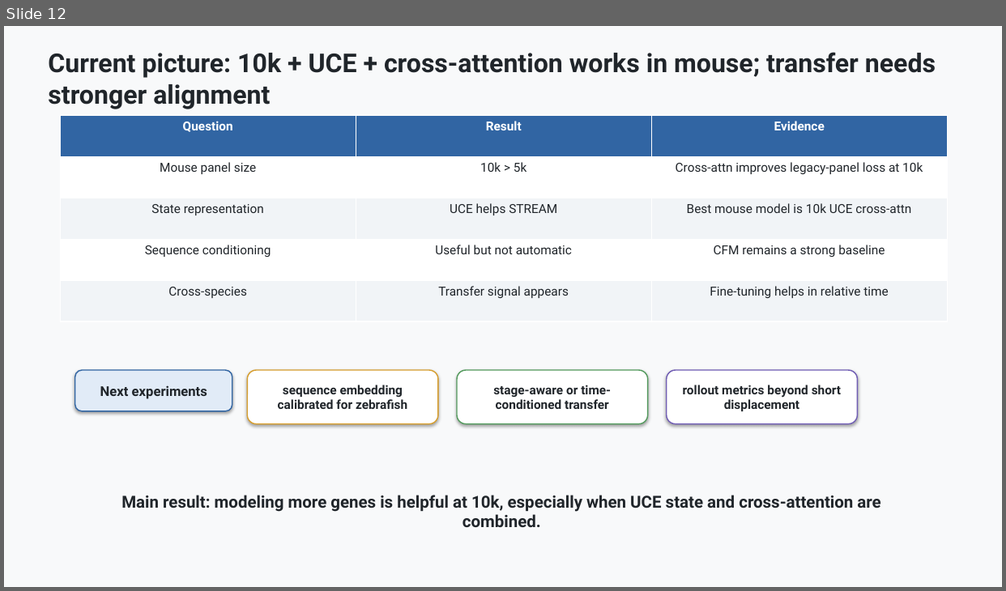
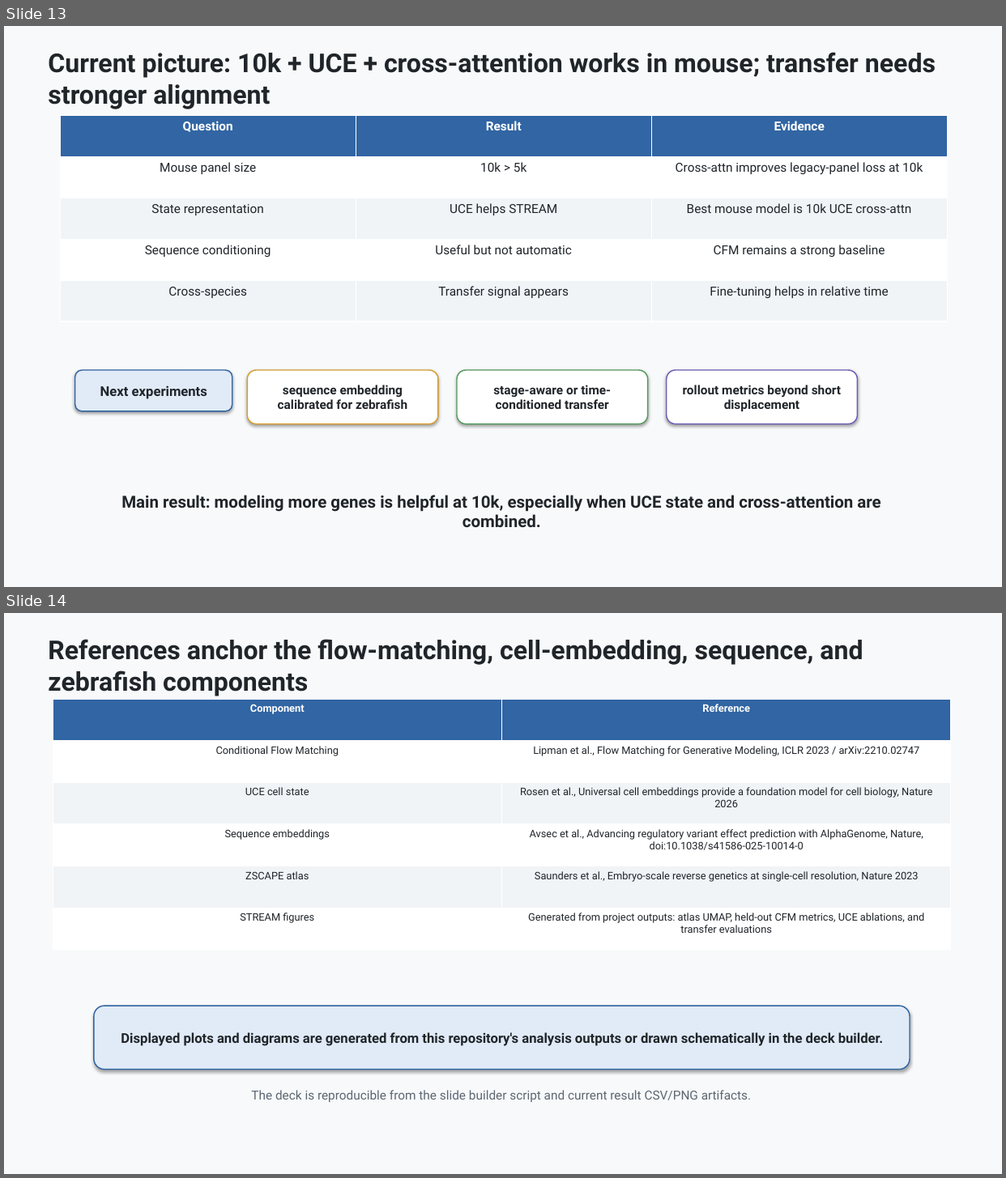
Before and after one commit to davidaknowles/stream, a slide deck: docs/stream_project_slide_deck.pptx. Shown one above the other, each under a label of ours: slide 12 before the commit, slides 13 and 14 after it. The pictures are 1006x591 and 1006x1178 pixels, drawn with LibreOffice and Linux fonts; fonts in the diff are those of the drawing. Boxes give left, top, right and bottom in pixels: in the first picture for what was removed or moved away, otherwise in the second. Text is boxed around its words. In the diff, an @@ line names an element or a change of style, - is before the commit and + after.

Commit message:
Add references and stream figures to slide deck

```diff
--- a/docs/stream_project_slide_deck.pptx
+++ b/docs/stream_project_slide_deck.pptx
@@ slide 14 added at (x1=4, y1=613, x2=1002, y2=1174), background #F8F9FA @@
@@ text added at (x1=48, y1=639, x2=863, y2=696), 25 pt, text #20252A, bold @@
+References anchor the flow-matching, cell-embedding, sequence, and zebrafish components
@@ table added at (x1=53, y1=699, x2=951, y2=950), 6 rows, 2 columns @@
+Component | Reference
+Conditional Flow Matching | Lipman et al., Flow Matching for Generative Modeling, ICLR 2023 / arXiv:2210.02747
+UCE cell state | Rosen et al., Universal cell embeddings provide a foundation model for cell biology, Nature 2026
+Sequence embeddings | Avsec et al., Advancing regulatory variant effect prediction with AlphaGenome, Nature, doi:10.1038/s41586-025-10014-0
+ZSCAPE atlas | Saunders et al., Embryo-scale reverse genetics at single-cell resolution, Nature 2023
+STREAM figures | Generated from project outputs: atlas UMAP, held-out CFM metrics, UCE ablations, and transfer evaluations
@@ rounded rectangle added at (x1=94, y1=1006, x2=910, y2=1070), fill #E1EBF7, outline #3165A3 1.1 pt, 13 pt, text #20252A, bold @@
+Displayed plots and diagrams are generated from this repository's analysis outputs or drawn schematically in the deck builder.
@@ text added at (x1=251, y1=1090, x2=751, y2=1102), 12 pt, text #5C6773 @@
+The deck is reproducible from the slide builder script and current result CSV/PNG artifacts.
@@ what was slide 12 is now slide 13 @@
```
Also in this commit, not shown: 1 other slide added, 2 other files.
